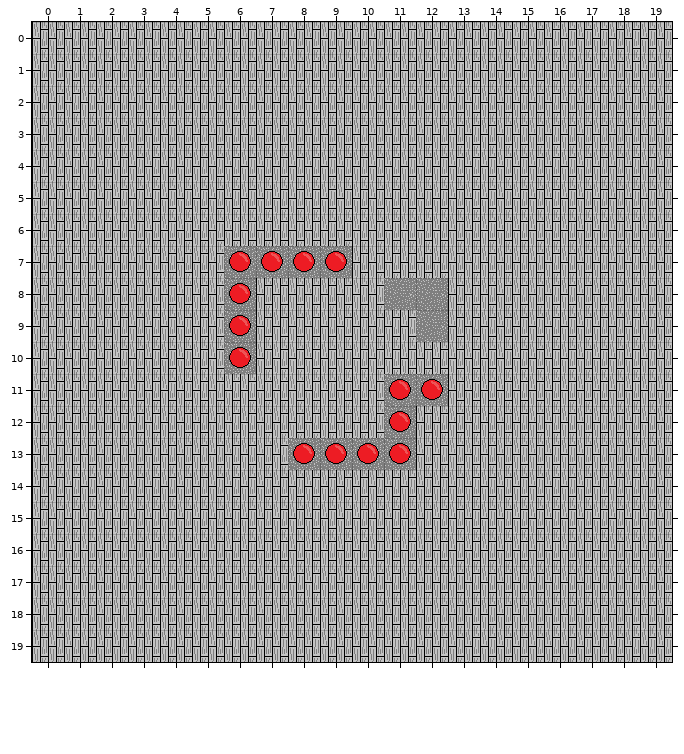
Tiled map, stored at Maps/Test_map.tmx. The first picture shows the starting point.
Cells are 32x32 px. Shown: x 0..19, y 0..19. The commit also replaced the tileset; all pictures use the new one.
After:
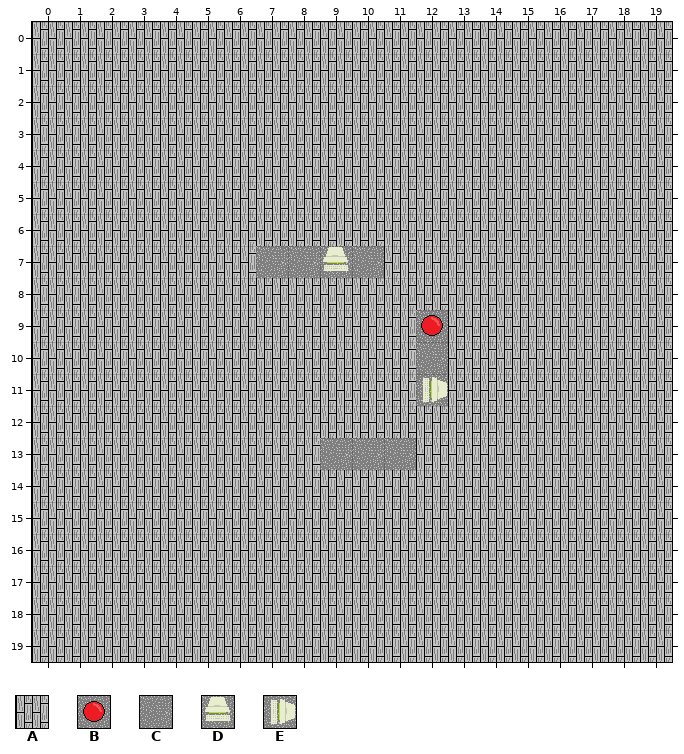
Key: from "Basic_Tiles": A 0, B 1, C 2, D 3, E 3 turned 90.
_ is an empty cell, # one hidden under a higher layer.
Tiles of an added or newly shown layer are drawn over the layers below it.
The edit:
Layer "Floor":
y 7: x 6 _ -> A; x 10 A -> _
y 8: x 6 _ -> A; x 11..12 __ -> AA
y 9: x 6 _ -> A
y 10: x 6 _ -> A; x 12 A -> _
y 11..12: x 11 _ -> A
y 13: x 8 _ -> A
Layer "Static_Obsticles":
y 7: x 6..10 BBBB_ -> _CC#C
y 8: x 6 B -> _; x 11..12 CC -> __
y 9: x 6 B -> _
y 10: x 6 B -> _; x 12 _ -> C
y 11: x 11..12 BB -> _#
y 12: x 11 B -> _
y 13: x 8..11 BBBB -> _CCC
Layer "Decor" (added):
y 7: x 9 _ -> D
y 9: x 12 _ -> B
y 11: x 12 _ -> E
Changed places in both pictures, as pixel boxes (x1, y1, x2, y2):
changed: (224, 246, 448, 470)
